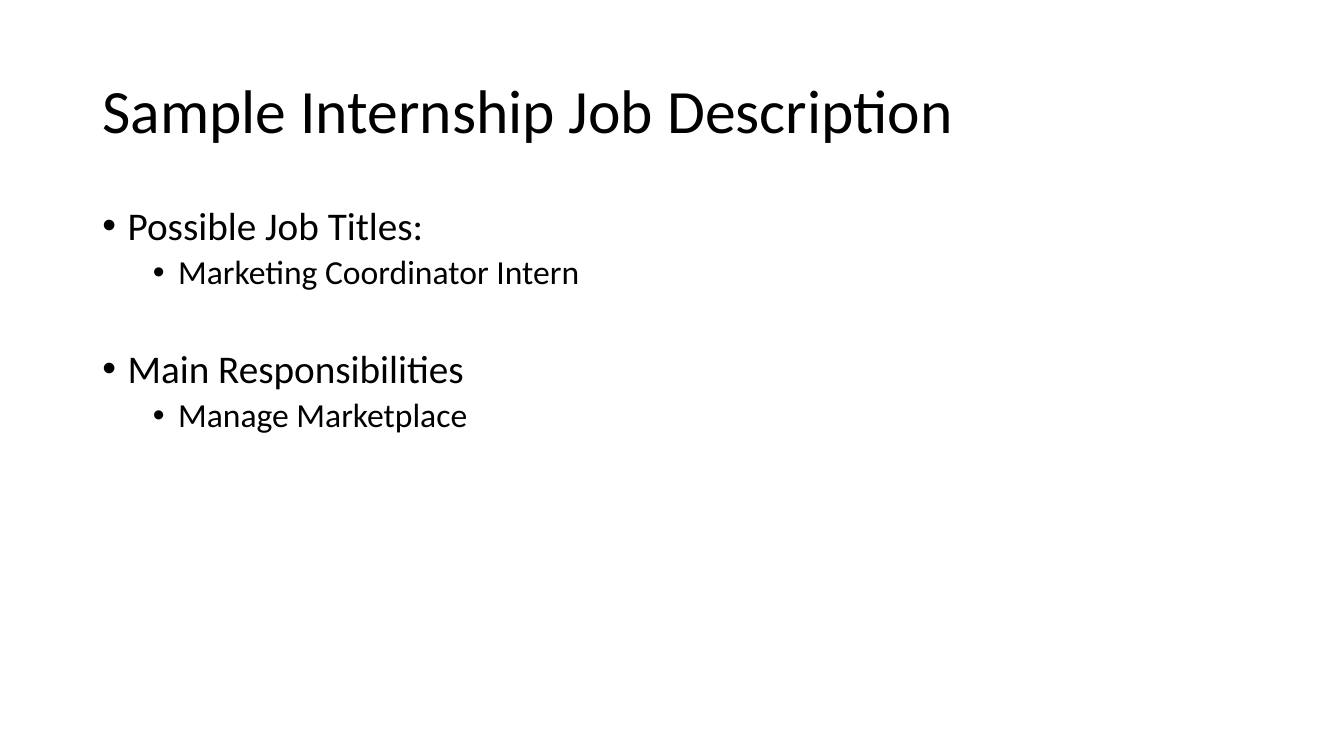
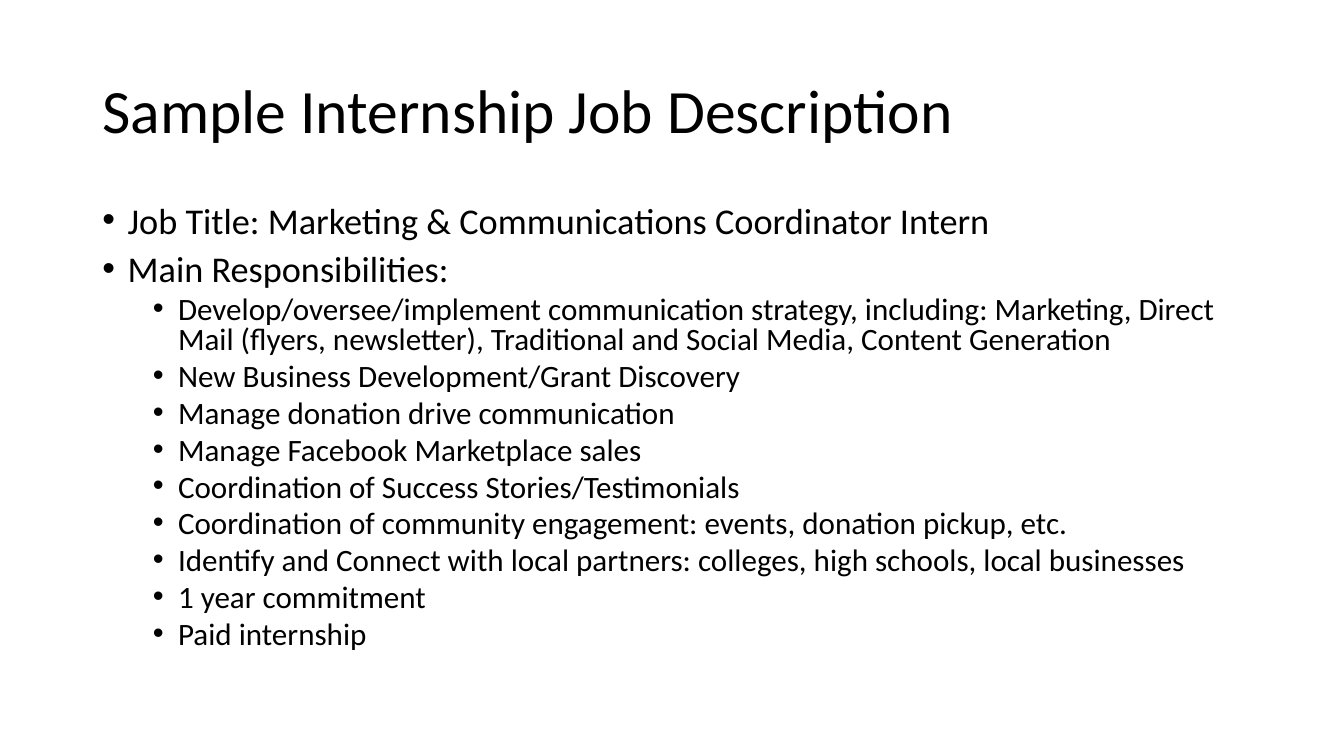
Before and after one commit to DellHelpAThon/RoundRockServingCenter_DigitalDreamers, a slide deck: slide 15 of RRASC Marketing Strategy Propossal.pptx (slide 11 before the commit). Drawn at 1344x756 pixels with LibreOffice and Linux fonts; fonts in the diff are those of the drawing. Boxes give left, top, right and bottom in pixels: in the first picture for what was removed or moved away, otherwise in the second. Text is boxed around its words. In the diff, an @@ line names an element or a change of style, - is before the commit and + after.

```diff
--- a/RRASC Marketing Strategy Propossal.pptx
+++ b/RRASC Marketing Strategy Propossal.pptx
@@ text at (128, 208, 1215, 650): text changed; size 24 to 22.2 pt @@
-• Possible Job Titles:
-  • Marketing Coordinator Intern
-• Main Responsibilities
-  • Manage Marketplace
+• Job Title: Marketing & Communications Coordinator Intern
+• Main Responsibilities:
+  • Develop/oversee/implement communication strategy, including: Marketing, Direct Mail (flyers, newsletter), Traditional and Social Media, Content Generation
+  • New Business Development/Grant Discovery
+  • Manage donation drive communication
+  • Manage Facebook Marketplace sales
+  • Coordination of Success Stories/Testimonials
+  • Coordination of community engagement: events, donation pickup, etc.
+  • Identify and Connect with local partners: colleges, high schools, local businesses
+  • 1 year commitment
+  • Paid internship
```
Also in this commit, not shown: 6 other slides changed, 6 slides added, 2 slides removed.
